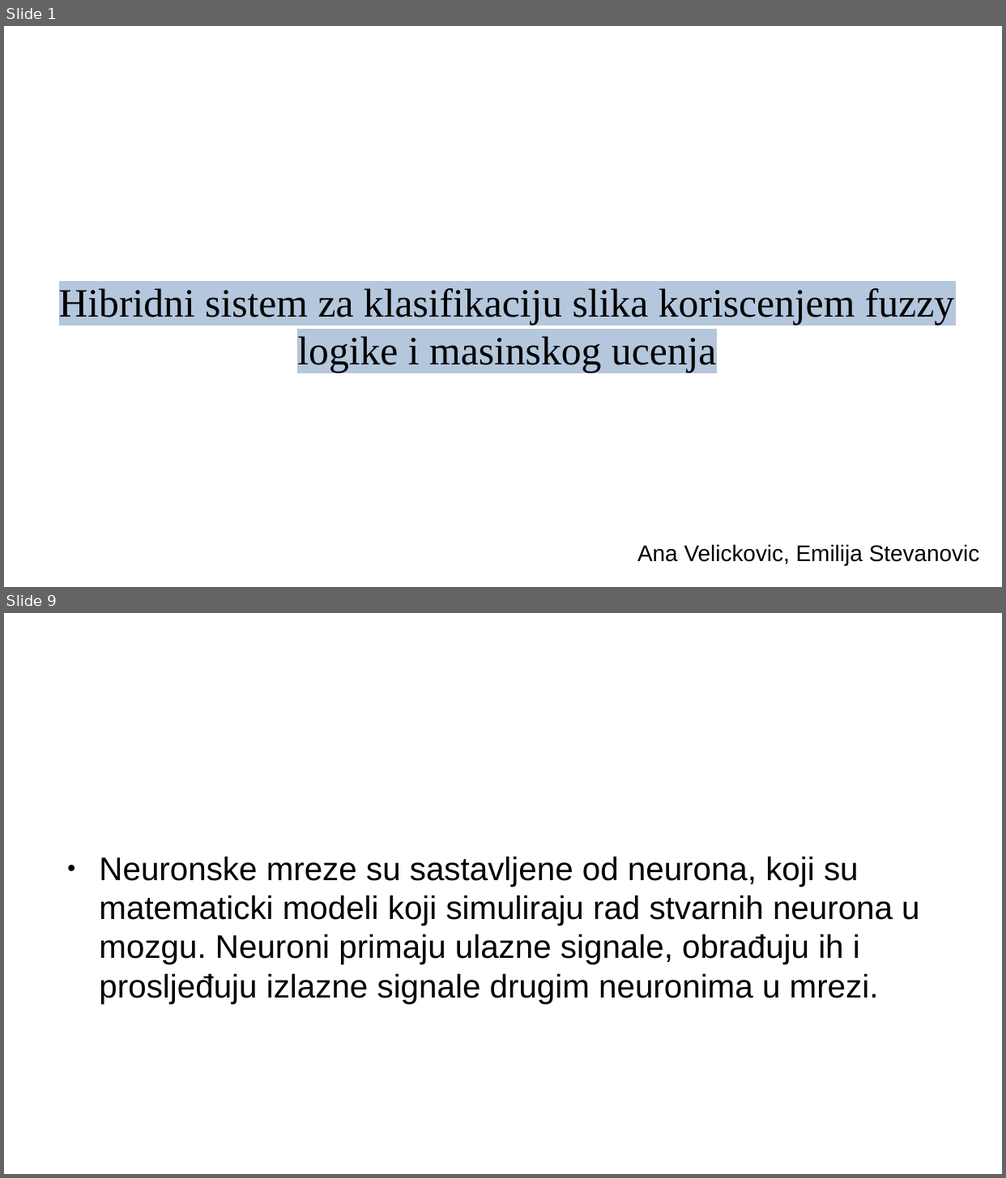
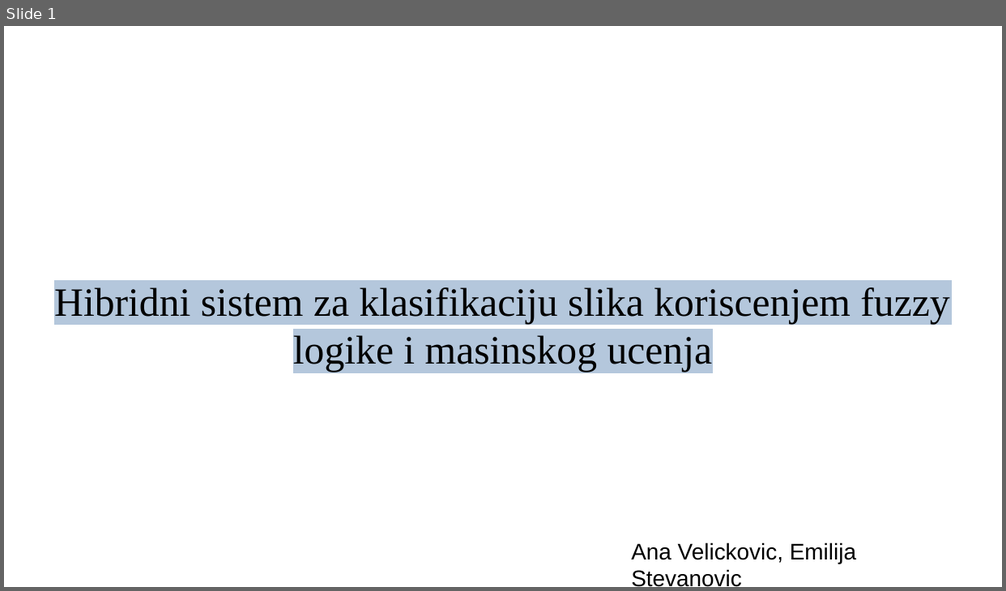
Before and after one commit to VelickovicAna/ri_projekat, a slide deck: prezentacija.odp. Shown one above the other, each under a label of ours: slides 1 and 9 before the commit, slide 1 after it; the slides between them are not shown. The pictures are 1006x1178 and 1006x591 pixels, drawn with LibreOffice and Linux fonts; fonts in the diff are those of the drawing; background and template pictures are left out. Boxes give left, top, right and bottom in pixels: in the first picture for what was removed or moved away, otherwise in the second. Text is boxed around its words. In the diff, an @@ line names an element or a change of style, - is before the commit and + after.

```diff
--- a/prezentacija.odp
+++ b/prezentacija.odp
@@ slide 9 removed at <box>4,613,1002,1174</box>, background #FFFFFF @@
@@ title removed at <box>99,856,357,881</box> @@
-Neuronske mreze
@@ text removed at <box>99,856,919,1004</box> @@
-● Neuronske mreze su sastavljene od neurona, koji su matematicki modeli koji simuliraju rad stvarnih neurona u mozgu. Neuroni primaju ulazne signale, obrađuju ih i prosljeđuju izlazne signale drugim neuronima u mrezi.
@@ slide 1 changed as well @@
@@ subtitle "Hibridni sistem za klasifikaciju slika ...": place and size @@
-subtitle "Hibridni sistem za klasifikaciju slika ..." at <box>59,288,954,373</box>
+subtitle "Hibridni sistem za klasifikaciju slika ..." at <box>54,288,949,373</box>
@@ text "Ana Velickovic, Emilija Stevanovic" rewrapped from <box>637,544,980,565</box> to <box>631,543,856,587</box> @@
```
Also in this commit, not shown: 8 slides added, 12 other slides removed.
